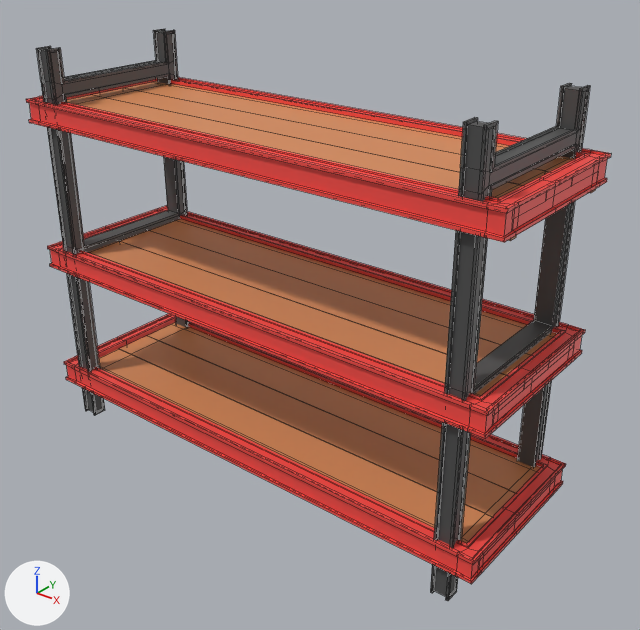
Renders of the FBX model Assets/Arts/Envi/Props/Box Shelf/Props_BoxShelf_Red.fbx from each side of a commit.
Rendered twice from a 50 mm lens placed at (2.8, -3.77, 3.5), pointed at (-0.29, 0.1, 1.1). Every picture has the same lights, and +X, +Y and +Z are marked at lower left. The picture after the commit comes second. Mesh edges are drawn as thin lines.

In view in the first picture: 'Props_BoxShelf_Red'.
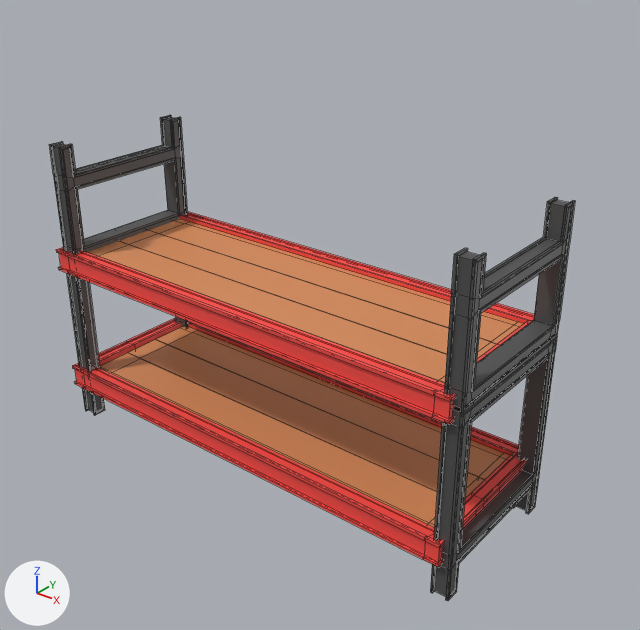
Location of each change, [x1, y1, x2, y2] in pixels of the pictures (640 x 630 px; the box of a moved part takes in the faces that stretch with it):
'Props_BoxShelf_Red', reshaped (10% narrower, 15% shorter): before [26, 29, 611, 601]; after [49, 115, 575, 601]
part 1 of me_cube_186, deleted (red): before [26, 77, 611, 242]
part 2 of me_cube_186, deleted: before [123, 81, 596, 193]
part 3 of me_cube_186, deleted: before [67, 95, 522, 241]
part 4 of me_cube_186, deleted: before [92, 88, 548, 186]
part 5 of me_cube_186, moved or reshaped: before [36, 29, 590, 439]; after [49, 115, 575, 424]
part 6 of me_cube_186, moved or reshaped: before [64, 314, 566, 584]; after [72, 318, 526, 567]

Edits to the bpy script that builds the scene:
```text
Change me_cube_186:
    used by ob_props_boxshelf_red; location = (0.0, 0.0, 0.0)
    remove me_cube_186.from_pydata(...)  # 1504 vertices, 1486 faces; spans x -2.2..1.2, y -0.5..0.6, z 0.0..2.6
    add me_cube_186.from_pydata(...)  # 1248 vertices, 1236 faces; spans x -2.1..1.06, y -0.5..0.6, z 0.0..2.0
    me_cube_186 part 1: the loose piece of 176 vertices spanning x -2.2..1.2, y -0.5..0.6, z 2.12..2.28 is deleted
    me_cube_186 part 2: the loose piece of 32 vertices spanning x -2.08..1.18, y 0.19..0.51, z 2.1..2.25 is deleted
    me_cube_186 part 3: the loose piece of 32 vertices spanning x -2.08..1.18, y -0.41..-0.09, z 2.1..2.25 is deleted
    me_cube_186 part 4: the loose piece of 16 vertices spanning x -2.08..1.18, y -0.09..0.18, z 2.2..2.25 is deleted
    me_cube_186 part 5: 452 vertices moved from x -2.2..1.2, y -0.5..0.6, z 1.1..2.6 to x -2.1..1.06, y -0.5..0.6, z 1.1..2.0; 14 vertices removed from x -2.2, y -0.5..0.6, z 1.12..1.28; 14 vertices added at x -2.0, y -0.5..0.6, z 1.12..1.28
    me_cube_186 part 6: 228 vertices moved from x -2.2..1.2, y -0.5..0.6, z 0.2..0.38 to x -2.1..1.0, y -0.5..0.6, z 0.2..0.38; 14 vertices removed from x -2.2, y -0.5..0.6, z 0.22..0.38; 14 vertices added at x -2.0, y -0.5..0.6, z 0.22..0.38
```
